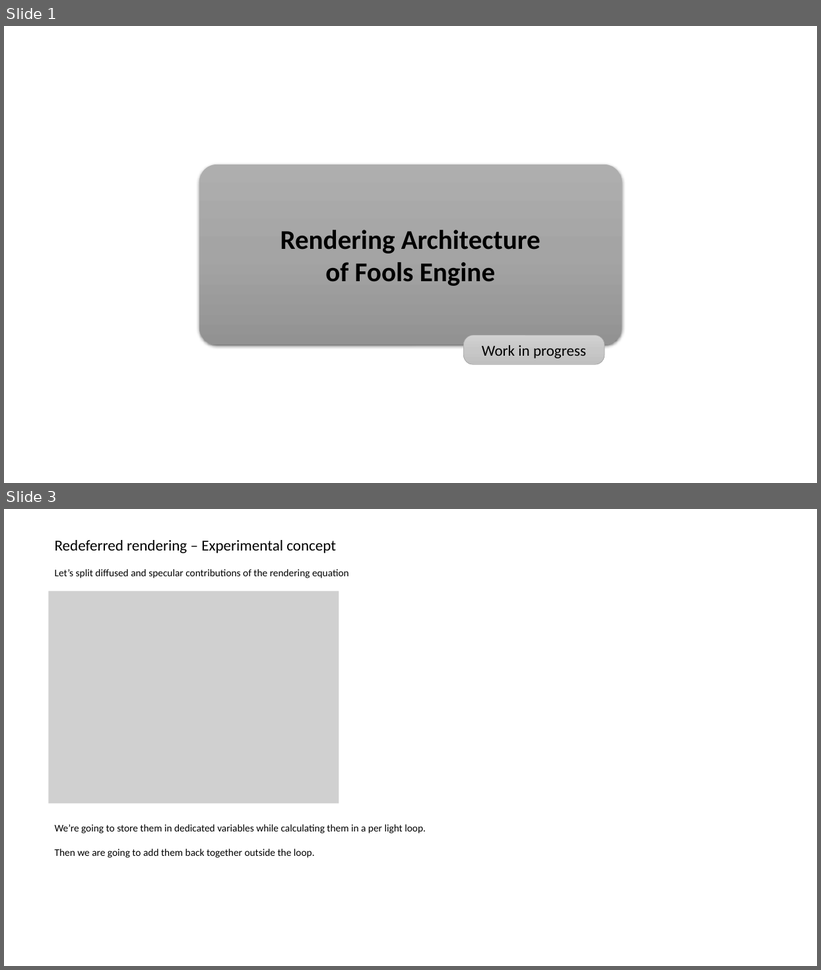
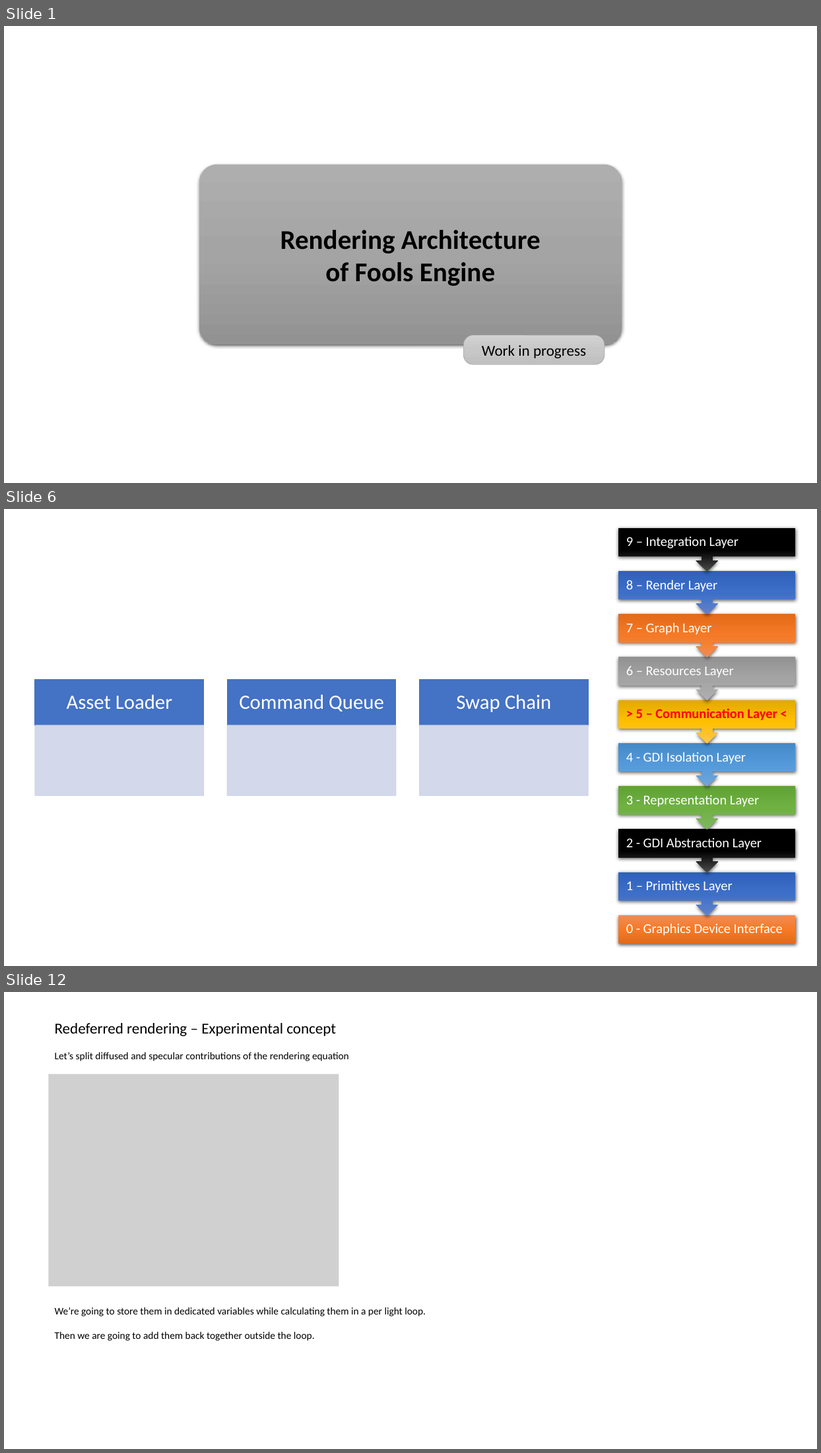
Before and after one commit to pawel-kaleta/FoolsEngine, a slide deck: Documentation/Rendering Architecture.pptx. Shown one above the other, each under a label of ours: slides 1 and 3 before the commit, slides 1, 6 and 12 after it; the slides between them are not shown. The pictures are 821x970 and 821x1453 pixels, drawn with LibreOffice and Linux fonts; fonts in the diff are those of the drawing; grey boxes stand for pictures. Boxes give left, top, right and bottom in pixels: in the first picture for what was removed or moved away, otherwise in the second. Text is boxed around its words. In the diff, an @@ line names an element or a change of style, - is before the commit and + after.

```diff
--- a/Documentation/Rendering Architecture.pptx
+++ b/Documentation/Rendering Architecture.pptx
@@ slide 6 added at bbox=[4, 509, 817, 966], background #FFFFFF @@
@@ group added at bbox=[619, 528, 796, 944]: 10 texts, 9 up arrow callouts, 1 rectangle @@
+0 - Graphics Device Interface
+1 – Primitives Layer
+2 - GDI Abstraction Layer
+3 - Representation Layer
+4 - GDI Isolation Layer
+> 5 – Communication Layer <
+6 – Resources Layer
+7 – Graph Layer
+8 – Render Layer
+9 – Integration Layer
@@ group added at bbox=[35, 680, 588, 795]: 6 rectangles, 3 texts @@
+Asset Loader
+Command Queue
+Swap Chain
@@ what was slide 3 is now slide 12 @@
```
Also in this commit, not shown: 1 slide changed, 8 other slides added, 39 other files.
